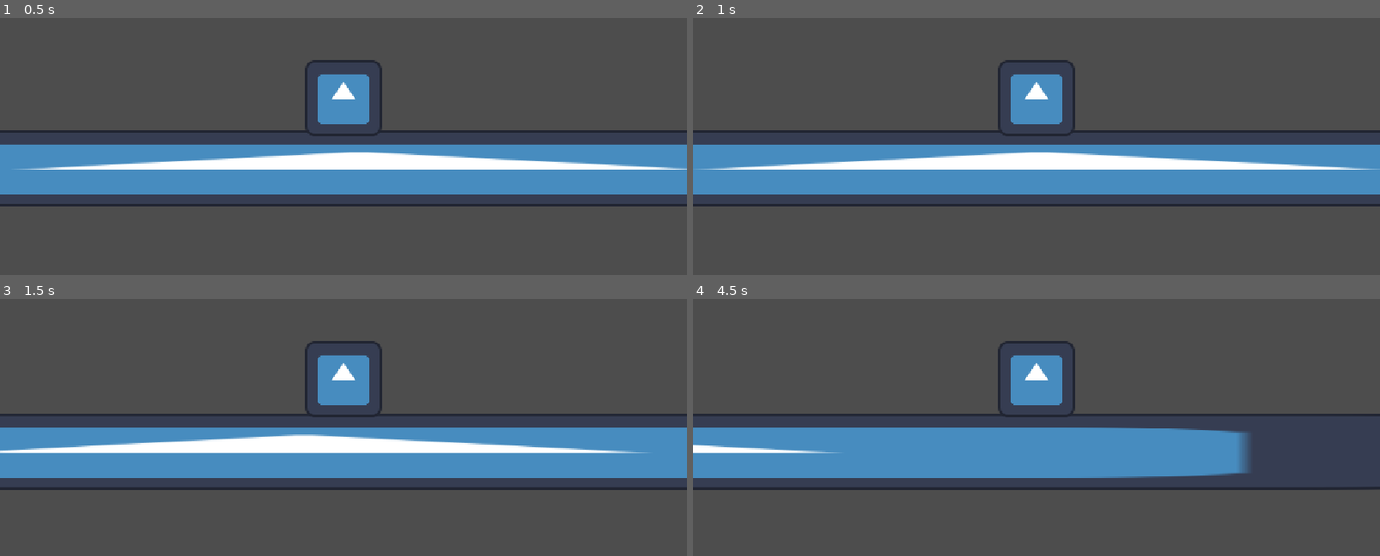
Above: before the commit, frames 1-4 (two rows, left to right).
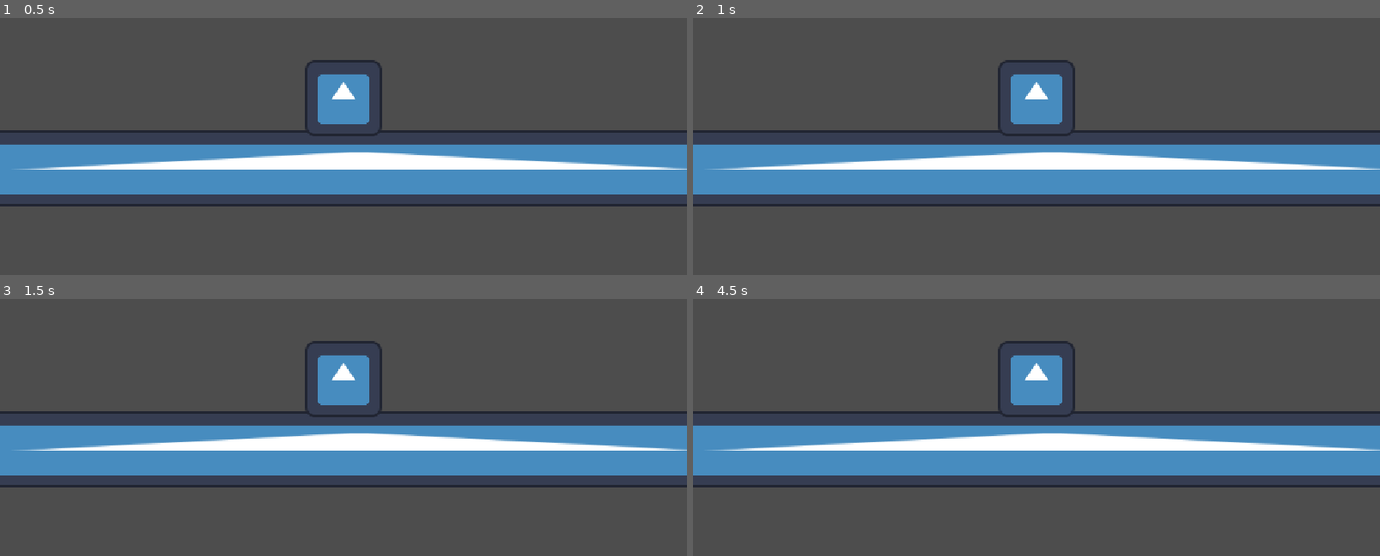
Above: after the commit, the same moments.

Repository: PranitJalan/haven-
Game: Godot game, scene res://level.tscn
Same seed, same stepped clock (60 frames per second), same inputs: the game is played once before the commit and once after it. After the commit the project has no main scene; this scene is started directly in both runs. The engine's default icon, where the game draws it, is replaced by a stand-in: a white triangle on a blue panel in a dark square.
Inputs (mouse positions are in pixels of both pictures, inside the frame that each line leads up to):
- Up to frame 1 (0.5 s): no input
- Up to frame 2 (1 s): tap Enter at 0.5 s; move the mouse to (1187, 79) at 0.52 s; hold D (right, bound only before the commit) from 0.53 s (still down); tap W (Jump, bound only before the commit) at 0.6, 0.77 s; click (1187, 79) at 0.67 s
- Up to frame 3 (1.5 s): keep holding D (right, bound only before the commit); tap W (Jump, bound only before the commit) at 1.07 s; move the mouse to (206, 399) at 1.27 s; tap Alt at 1.35 s
- Up to frame 4 (4.5 s): tap W (Jump, bound only before the commit) at 1.52, 1.55, 1.82, 2.3, 2.85, 3.02, 3.32, 3.77, 3.8, 4.07 s; move the mouse to (outside the picture) at 2.02 s; release D (right, bound only before the commit) at 2.03 s; hold A (Left, bound only before the commit) 2.03-2.78 s; tap Shift at 2.1, 4.35 s; move the mouse to (1002, 455) at 2.77 s; hold D (right, bound only before the commit) 2.78-4.28 s; click (1002, 455) at 2.92 s; move the mouse to (1242, 437) at 3.52 s; tap Alt at 3.6 s; move the mouse to (830, 319) at 4.27 s; hold A (Left, bound only before the commit) from 4.28 s (still down)

Frame 1 is identical in both runs. In frame 2, 0.7% of the frame differs, in the area x 0-100%, y 52-59%; in frame 3, 7.5%; in frame 4, 12%, in the area x 0-100%, y 43-75%.

Commit message:
chore: adding the hero and enemy assets

Diff:
--- a/project.godot
+++ b/project.godot
@@ -11,40 +11,13 @@
 [application]
 
 config/name="New Game Project"
-run/main_scene="uid://bffs0yqr2jdrx"
-config/features=PackedStringArray("4.7", "GL Compatibility")
+config/features=PackedStringArray("4.7", "Forward Plus")
 config/icon="res://icon.svg"
 
 [display]
 
 window/stretch/mode="canvas_items"
 window/stretch/aspect="expand"
-
-[editor_plugins]
-
-enabled=PackedStringArray("res://addons/godot_super-wakatime/plugin.cfg")
-
-[input]
-
-Jump={
-"deadzone": 0.2,
-"events": [Object(InputEventKey,"resource_local_to_scene":false,"resource_name":"","device":-1,"window_id":0,"alt_pressed":false,"shift_pressed":false,"ctrl_pressed":false,"meta_pressed":false,"pressed":false,"keycode":0,"physical_keycode":87,"key_label":0,"unicode":119,"location":0,"echo":false,"script":null)
-, Object(InputEventKey,"resource_local_to_scene":false,"resource_name":"","device":-1,"window_id":0,"alt_pressed":false,"shift_pressed":false,"ctrl_pressed":false,"meta_pressed":false,"pressed":false,"keycode":0,"physical_keycode":32,"key_label":0,"unicode":32,"location":0,"echo":false,"script":null)
-, Object(InputEventKey,"resource_local_to_scene":false,"resource_name":"","device":-1,"window_id":0,"alt_pressed":false,"shift_pressed":false,"ctrl_pressed":false,"meta_pressed":false,"pressed":false,"keycode":0,"physical_keycode":4194320,"key_label":0,"unicode":0,"location":0,"echo":false,"script":null)
-]
-}
-Left={
-"deadzone": 0.2,
-"events": [Object(InputEventKey,"resource_local_to_scene":false,"resource_name":"","device":-1,"window_id":0,"alt_pressed":false,"shift_pressed":false,"ctrl_pressed":false,"meta_pressed":false,"pressed":false,"keycode":0,"physical_keycode":65,"key_label":0,"unicode":97,"location":0,"echo":false,"script":null)
-, Object(InputEventKey,"resource_local_to_scene":false,"resource_name":"","device":-1,"window_id":0,"alt_pressed":false,"shift_pressed":false,"ctrl_pressed":false,"meta_pressed":false,"pressed":false,"keycode":0,"physical_keycode":4194319,"key_label":0,"unicode":0,"location":0,"echo":false,"script":null)
-]
-}
-right={
-"deadzone": 0.2,
-"events": [Object(InputEventKey,"resource_local_to_scene":false,"resource_name":"","device":-1,"window_id":0,"alt_pressed":false,"shift_pressed":false,"ctrl_pressed":false,"meta_pressed":false,"pressed":false,"keycode":0,"physical_keycode":68,"key_label":0,"unicode":100,"location":0,"echo":false,"script":null)
-, Object(InputEventKey,"resource_local_to_scene":false,"resource_name":"","device":-1,"window_id":0,"alt_pressed":false,"shift_pressed":false,"ctrl_pressed":false,"meta_pressed":false,"pressed":false,"keycode":0,"physical_keycode":4194321,"key_label":0,"unicode":0,"location":0,"echo":false,"script":null)
-]
-}
 
 [physics]
 
@@ -53,5 +26,3 @@
 [rendering]
 
 rendering_device/driver.windows="d3d12"
-renderer/rendering_method="gl_compatibility"
-renderer/rendering_method.mobile="gl_compatibility"
Binary file added: Hero-sprites/#Ghost-Character-By-MJ.png
Not shown, added: Hero-sprites/#Ghost-Character-By-MJ.png.import
Binary file added: Hero-sprites/#Ghost-Character1-By-MJ.png
Not shown, added: Hero-sprites/#Ghost-Character1-By-MJ.png.import
Binary file added: Hero-sprites/#Ghost-Character2-By-MJ.png
Not shown, added: Hero-sprites/#Ghost-Character2-By-MJ.png.import
Binary file added: Hero-sprites/Death_000.png
Not shown, added: Hero-sprites/Death_000.png.import
Binary file added: Hero-sprites/Death_001.png
Not shown, added: Hero-sprites/Death_001.png.import
Binary file added: Hero-sprites/Death_002.png
Not shown, added: Hero-sprites/Death_002.png.import
(and 55 more such lines)
